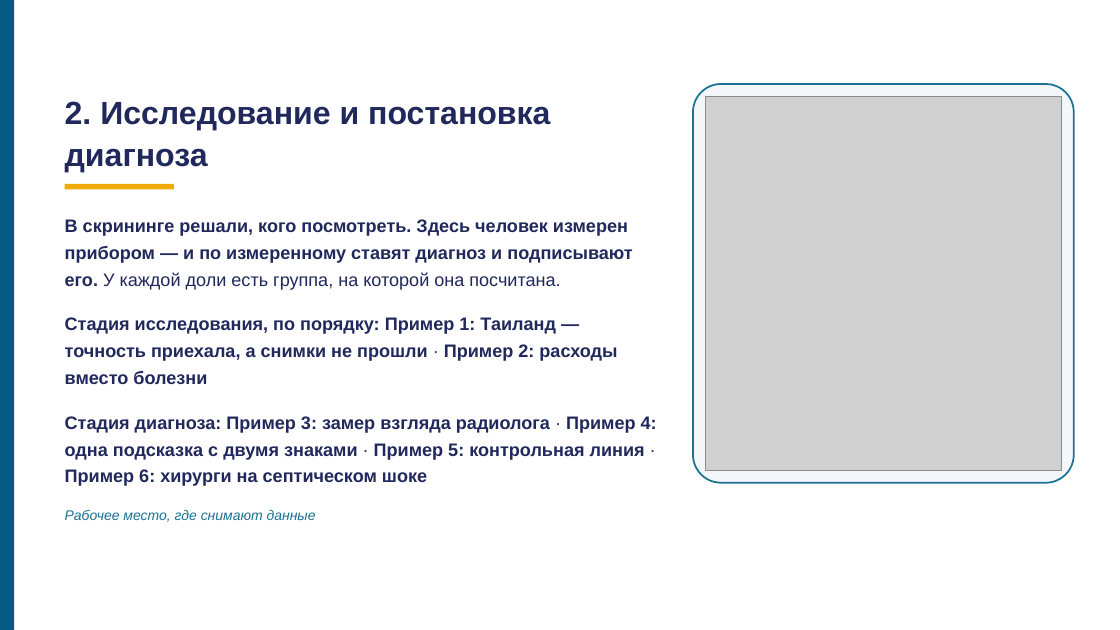
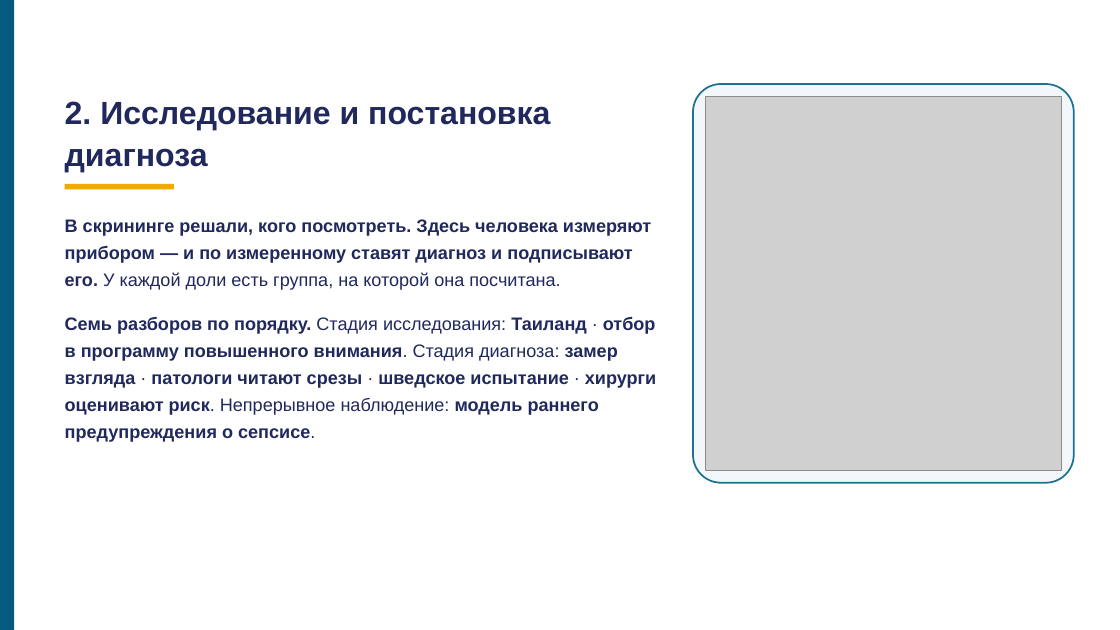
Before and after one commit to tellina-study/AI-usage-lessons, a slide deck: slide 16 of library/lectures/lec-07/rework/deck/lec-07-karkas.pptx. Drawn at 1120x630 pixels with LibreOffice and Linux fonts; fonts in the diff are those of the drawing; grey boxes stand for pictures. Boxes give left, top, right and bottom in pixels: in the first picture for what was removed or moved away, otherwise in the second. Text is boxed around its words. In the diff, an @@ line names an element or a change of style, - is before the commit and + after.

```diff
--- a/library/lectures/lec-07/rework/deck/lec-07-karkas.pptx
+++ b/library/lectures/lec-07/rework/deck/lec-07-karkas.pptx
@@ text at (x1=65, y1=218, x2=651, y2=290): text changed @@
-В скрининге решали, кого посмотреть. Здесь человек измерен прибором — и по измеренному ставят диагноз и подписывают его. У каждой доли есть группа, на которой она посчитана.
+В скрининге решали, кого посмотреть. Здесь человека измеряют прибором — и по измеренному ставят диагноз и подписывают его. У каждой доли есть группа, на которой она посчитана.
@@ text at (x1=65, y1=317, x2=656, y2=442): text changed @@
-Стадия исследования, по порядку: Пример 1: Таиланд — точность приехала, а снимки не прошли · Пример 2: расходы вместо болезни
+Семь разборов по порядку. Стадия исследования: Таиланд · отбор в программу повышенного внимания. Стадия диагноза: замер взгляда · патологи читают срезы · шведское испытание · хирурги оценивают риск. Непрерывное наблюдение: модель раннего предупреждения о сепсисе.
@@ text removed at (x1=65, y1=416, x2=657, y2=486) @@
-Стадия диагноза: Пример 3: замер взгляда радиолога · Пример 4: одна подсказка с двумя знаками · Пример 5: контрольная линия · Пример 6: хирурги на септическом шоке
@@ text removed at (x1=65, y1=510, x2=316, y2=522) @@
-Рабочее место, где снимают данные
```
Also in this commit, not shown: 1 slide added, 3 other files.
